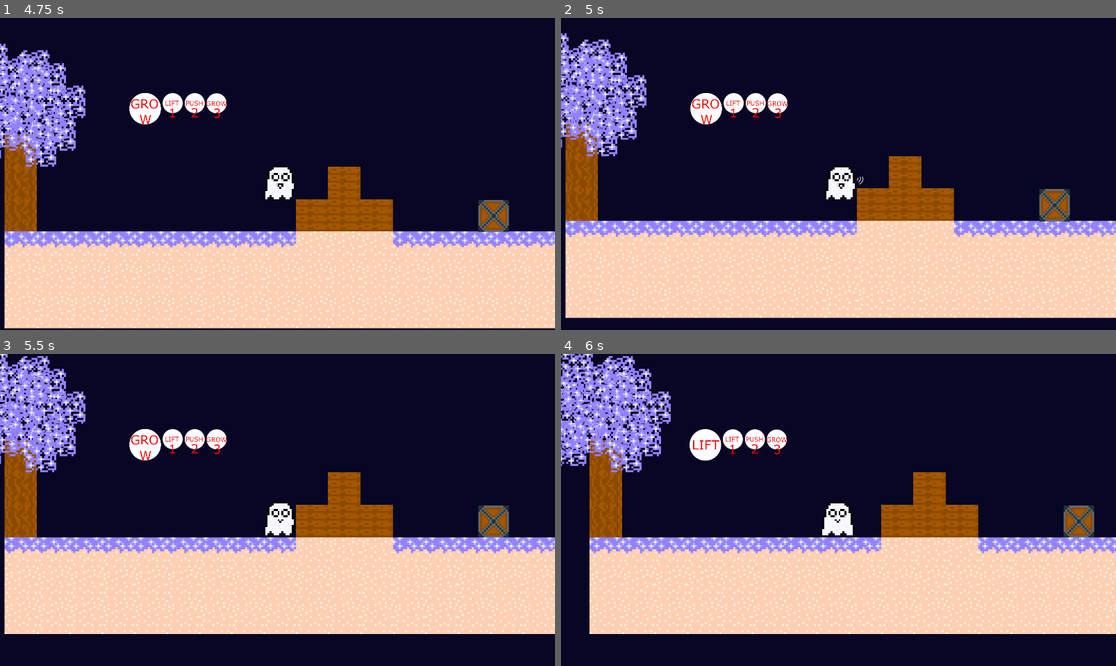
Above: before the commit, frames 1-4 (two rows, left to right).
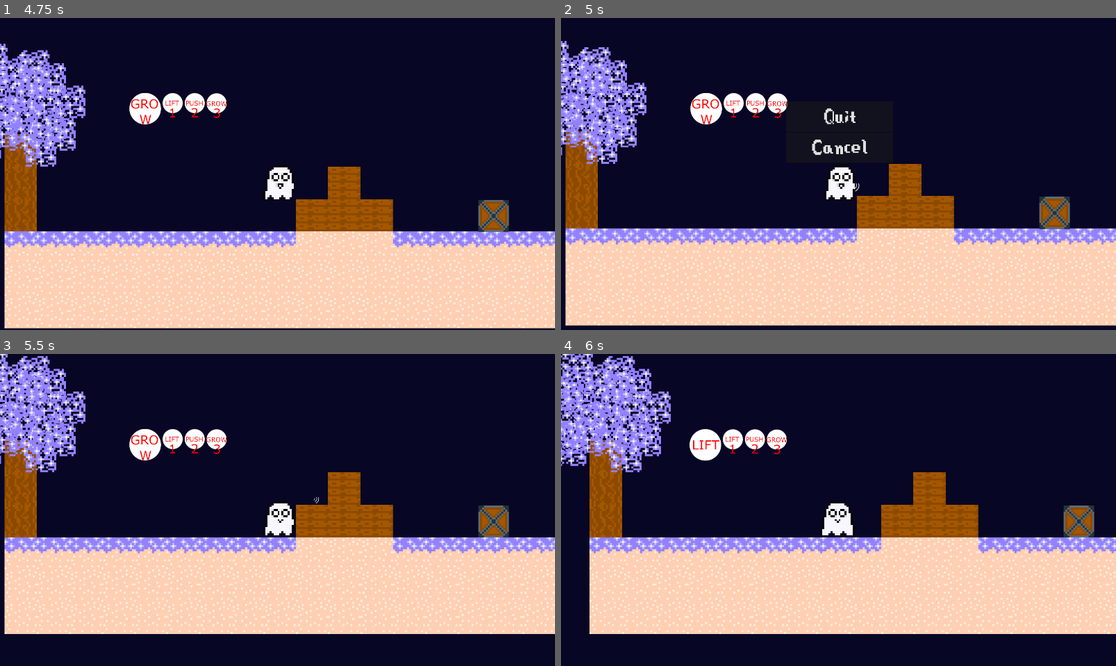
Above: after the commit, the same moments.

Repository: IonelPopJara/Game
Game: Godot game, scene res://Scenes/menu.tscn
The game is run twice, just before and just after one commit, with the same random seed, the same clock (stepped at 60 frames per second) and the same inputs.
Inputs (mouse positions are in pixels of both pictures, inside the frame that each line leads up to):
- Up to frame 1 (4.75 s): click "Start" at 0.5 s; tap Enter at 1.25 s; move the mouse to (399, 158) at 1.27 s; press the mouse at (399, 158) at 1.28 s; hold D (move_right) 1.28-2.78 s; tap Space (jump) at 1.52, 2.27, 3.77, 4.52 s; move the mouse to (166, 189) at 2.02 s; release the mouse at (166, 189) at 2.03 s; tap 1 (whisper_1) at 2.1 s; move the mouse to (333, 105) at 2.77 s; hold A (move_left) 2.78-3.53 s; tap 2 (whisper_2) at 2.85 s; move the mouse to (249, 236) at 3.52 s; hold D (move_right) from 3.53 s (still down); tap 3 (whisper_3) at 3.6 s; move the mouse to (444, 220) at 4.27 s; press the mouse at (444, 220) at 4.28 s
- Up to frame 2 (5 s): keep holding D (move_right); tap Escape (pause, bound only after the commit) at 4.9 s
- Up to frame 3 (5.5 s): release D (move_right) at 5 s; release the mouse at (444, 556) at 5 s; click (277, 485) at 5 s, where only the run after the commit has a clickable "Cancel"
- Up to frame 4 (6 s): move the mouse to (672, 463) at 5.77 s; hold A (move_left) from 5.78 s (still down); tap 1 (whisper_1) at 5.85 s

Frame 1 is identical in both runs. In frame 2, 18% of the frame differs, in the area x 0-100%, y 4-99%; in frame 3, less than 0.1%; in frame 4, nothing differs.

Commit message:
Add pause menu

Diff:
--- /dev/null
+++ b/Scenes/PauseMenu.gd
@@ -0,0 +1,26 @@
+extends VBoxContainer
+
+var isVisible = false
+
+func _ready():
+	process_mode = Node.PROCESS_MODE_ALWAYS
+
+# Called every frame. 'delta' is the elapsed time since the previous frame.
+func _process(delta):
+	if Input.is_action_just_pressed("pause"):
+		isVisible = !isVisible
+		if isVisible:
+			show()
+			get_tree().paused = true
+		else:
+			hide()
+			get_tree().paused = false
+
+
+func _on_quit_button_pressed():
+	get_tree().quit()
+
+
+func _on_cancel_button_pressed():
+	hide()
+	get_tree().paused = false
--- a/Scenes/Player.tscn
+++ b/Scenes/Player.tscn
@@ -7,6 +7,8 @@
 [ext_resource type="Texture2D" uid="uid://bwppug44tecuv" path="res://Sprites/skill2.png" id="5_auat7"]
 [ext_resource type="Texture2D" uid="uid://uvlkd64a47e0" path="res://Sprites/skill1.png" id="5_ufhqs"]
 [ext_resource type="Texture2D" uid="uid://bcblanbpok8x0" path="res://Sprites/skill3.png" id="6_uvjqq"]
+[ext_resource type="Script" path="res://Scenes/PauseMenu.gd" id="7_d5eie"]
+[ext_resource type="Theme" uid="uid://dt0yw1bsqp5q6" path="res://Fonts/Themes/menu.tres" id="8_i7ai3"]
 
 [sub_resource type="RectangleShape2D" id="RectangleShape2D_wwbbs"]
 size = Vector2(170, 178)
@@ -95,6 +97,28 @@
 position = Vector2(-503, -326)
 texture = ExtResource("6_uvjqq")
 
+[node name="PauseMenu" type="VBoxContainer" parent="Camera2D"]
+visible = false
+offset_left = -258.0
+offset_top = -359.0
+offset_right = 270.0
+offset_bottom = 178.0
+script = ExtResource("7_d5eie")
+
+[node name="QuitButton" type="Button" parent="Camera2D/PauseMenu"]
+custom_minimum_size = Vector2(0, 150)
+layout_mode = 2
+theme = ExtResource("8_i7ai3")
+theme_override_font_sizes/font_size = 120
+text = "Quit"
+
+[node name="CancelButton" type="Button" parent="Camera2D/PauseMenu"]
+custom_minimum_size = Vector2(0, 150)
+layout_mode = 2
+theme = ExtResource("8_i7ai3")
+theme_override_font_sizes/font_size = 120
+text = "Cancel"
+
 [node name="Whisper Gun" parent="." instance=ExtResource("3_vnob7")]
 
 [node name="AnimationPlayer" type="AnimationPlayer" parent="."]
@@ -106,3 +130,6 @@
 volume_db = -10.0
 pitch_scale = 0.8
 max_polyphony = 1000
+
+[connection signal="pressed" from="Camera2D/PauseMenu/QuitButton" to="Camera2D/PauseMenu" method="_on_quit_button_pressed"]
+[connection signal="pressed" from="Camera2D/PauseMenu/CancelButton" to="Camera2D/PauseMenu" method="_on_cancel_button_pressed"]
--- a/project.godot
+++ b/project.godot
@@ -15,14 +15,15 @@
 config/features=PackedStringArray("4.2", "Forward Plus")
 config/icon="res://icon.svg"
 
+[autoload]
+
+MusicController="*res://autoloads/music_controller.tscn"
+
 [display]
 
 window/size/viewport_width=1920
 window/size/viewport_height=1080
 window/size/resizable=false
-[autoload]
-
-MusicController="*res://autoloads/music_controller.tscn"
 
 [input]
 
@@ -80,6 +81,11 @@
 "events": [Object(InputEventKey,"resource_local_to_scene":false,"resource_name":"","device":-1,"window_id":0,"alt_pressed":false,"shift_pressed":false,"ctrl_pressed":false,"meta_pressed":false,"pressed":false,"keycode":0,"physical_keycode":82,"key_label":0,"unicode":114,"echo":false,"script":null)
 ]
 }
+pause={
+"deadzone": 0.5,
+"events": [Object(InputEventKey,"resource_local_to_scene":false,"resource_name":"","device":-1,"window_id":0,"alt_pressed":false,"shift_pressed":false,"ctrl_pressed":false,"meta_pressed":false,"pressed":false,"keycode":0,"physical_keycode":4194305,"key_label":0,"unicode":0,"echo":false,"script":null)
+]
+}
 
 [rendering]
 
Not shown: 1 places in Scenes/Player.tscn that only renumber resources
